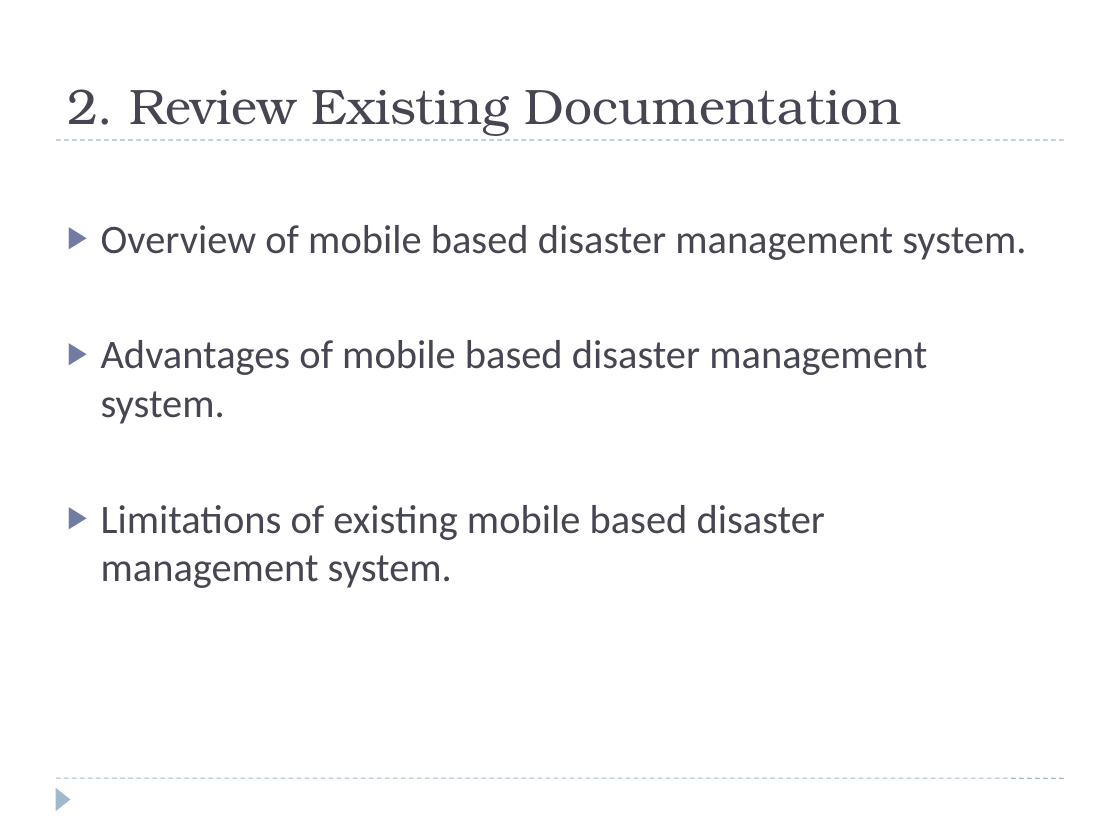
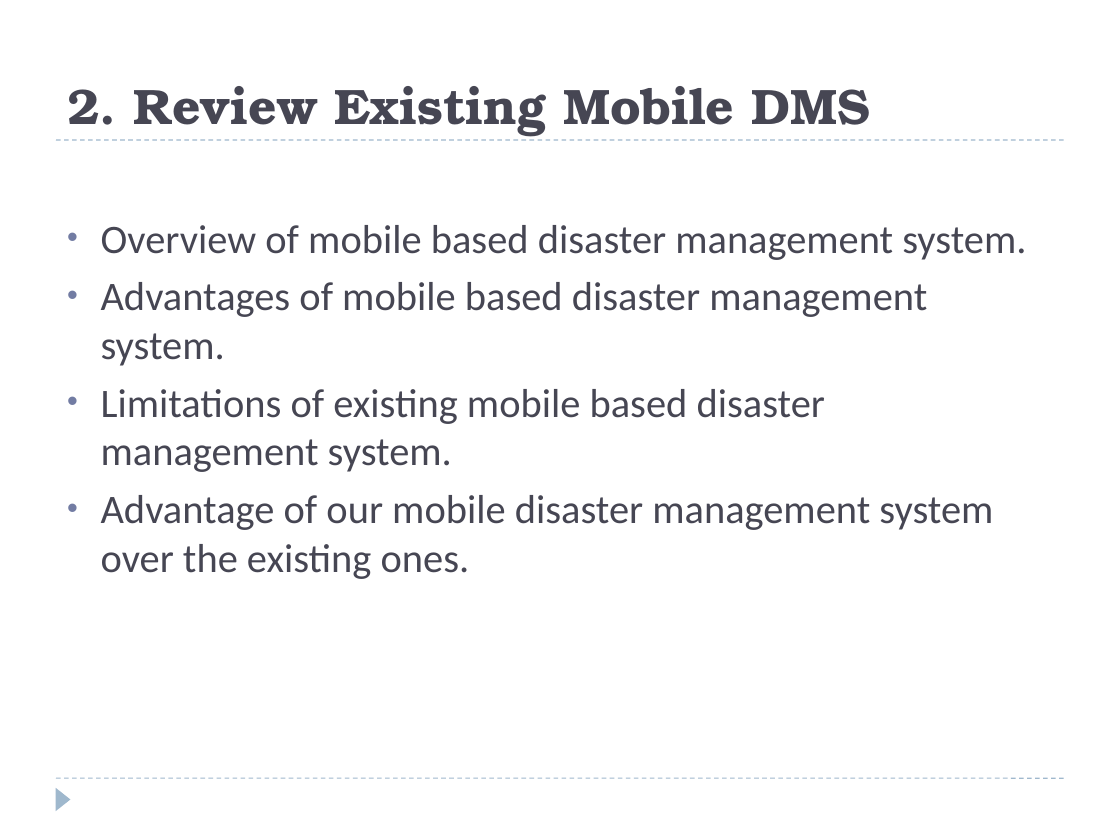
Before and after one commit to JIM440/CEF440-group-22, a slide deck: slide 4 of Task 2/GROUP 22 PPT.pptx. Drawn at 1120x840 pixels with LibreOffice and Linux fonts; fonts in the diff are those of the drawing. Boxes give left, top, right and bottom in pixels: in the first picture for what was removed or moved away, otherwise in the second. Text is boxed around its words. In the diff, an @@ line names an element or a change of style, - is before the commit and + after.

```diff
--- a/Task 2/GROUP 22 PPT.pptx
+++ b/Task 2/GROUP 22 PPT.pptx
@@ title at (x1=67, y1=86, x2=870, y2=137): text changed; bold on @@
-2. Review Existing Documentation
+2. Review Existing Mobile DMS
@@ text at (x1=101, y1=225, x2=1026, y2=472): bullet ▶ to • @@
@@ text at (x1=101, y1=495, x2=993, y2=579): paragraph added @@
+• Advantage of our mobile disaster management system over the existing ones.
```
Also in this commit, not shown: 9 other slides changed, 9 slides added, 5 slides removed, 3 other files.
